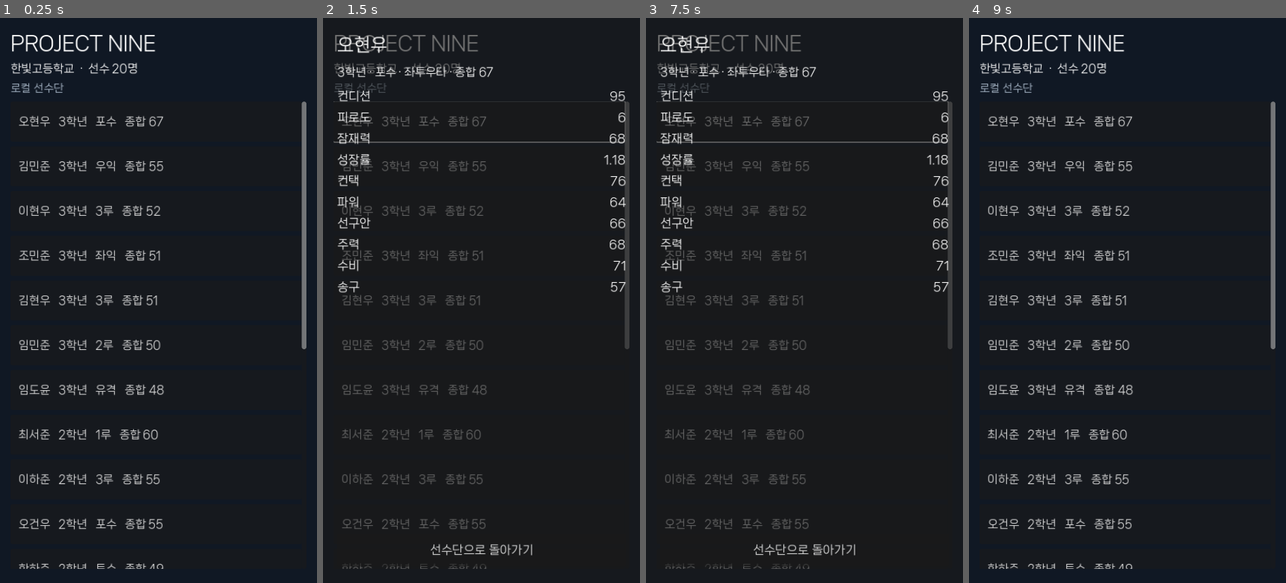
Above: before the commit, frames 1-4 (left to right).
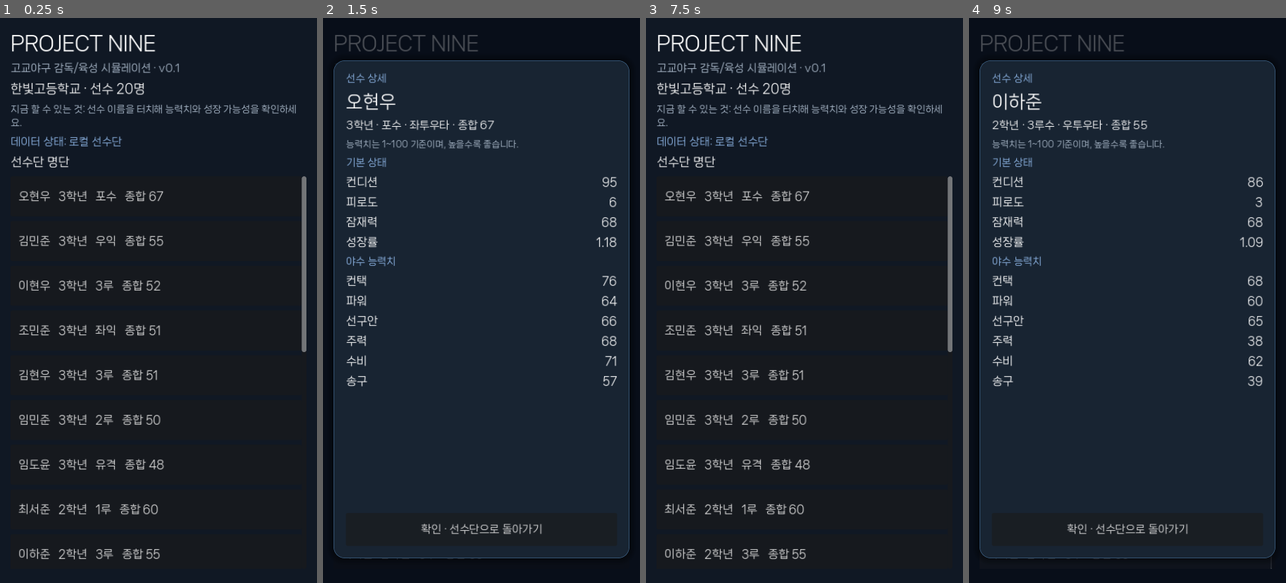
Above: after the commit, the same moments.

Repository: CyCle03/ProjectNine
Game: Godot game, scene res://scenes/main.tscn
The game is run twice, just before and just after one commit, with the same random seed, the same clock (stepped at 60 frames per second) and the same inputs.
Inputs (mouse positions are in pixels of both pictures, inside the frame that each line leads up to):
- Up to frame 1 (0.25 s): no input
- Up to frame 2 (1.5 s): click "오현우 3학년 포수 종합 67" at 0.5 s; click "김민준 3학년 우익 종합 55" at 1.25 s
- Up to frame 3 (7.5 s): click "이현우 3학년 3루 종합 52" at 2 s; click "조민준 3학년 좌익 종합 51" at 2.75 s; click "김현우 3학년 3루 종합 51" at 3.5 s; click "임민준 3학년 2루 종합 50" at 4.25 s; click "임도윤 3학년 유격 종합 48" at 5 s; click "최서준 2학년 1루 종합 60" at 5.75 s; click "이하준 2학년 3루 종합 55" at 6.5 s; click (801, 526) at 7.25 s, where only the run before the commit has a clickable "오건우 2학년 포수 종합 55"
- Up to frame 4 (9 s): click (1124, 571) at 8 s, where only the run before the commit has a clickable "한하준 2학년 투수 종합 49"; click (1127, 549) at 8.75 s, where only the run before the commit has a clickable "선수단으로 돌아가기"

The runs differ from the first frame. In frame 1, 8.8% of the frame differs, in the area x 3-97%, y 7-98%; in frame 2, 9.5%; in frame 3, 11%, in the area x 3-97%, y 3-98%; in frame 4, 8.7%.

Commit message:
Improve roster guidance and player detail modal

Diff:
--- a/scripts/ui/player_detail.gd
+++ b/scripts/ui/player_detail.gd
@@ -1,5 +1,5 @@
 class_name PlayerDetail
-extends PanelContainer
+extends Control
 
 signal closed
 
@@ -9,50 +9,88 @@
 var info_label: Label
 var stats_grid: GridContainer
 
-
 func _ready() -> void:
 	set_anchors_and_offsets_preset(Control.PRESET_FULL_RECT)
+	z_index = 10
+	mouse_filter = Control.MOUSE_FILTER_STOP
+
+	var backdrop := ColorRect.new()
+	backdrop.color = Color(0.02, 0.04, 0.08, 0.72)
+	backdrop.set_anchors_and_offsets_preset(Control.PRESET_FULL_RECT)
+	backdrop.mouse_filter = Control.MOUSE_FILTER_STOP
+	add_child(backdrop)
+
+	var panel := PanelContainer.new()
+	panel.set_anchors_and_offsets_preset(Control.PRESET_FULL_RECT)
+	panel.offset_left = 18
+	panel.offset_top = 72
+	panel.offset_right = -18
+	panel.offset_bottom = -42
+	panel.add_theme_stylebox_override("panel", _make_panel_style())
+	add_child(panel)
+
 	var margin := MarginContainer.new()
-	margin.add_theme_constant_override("margin_left", 24)
-	margin.add_theme_constant_override("margin_right", 24)
-	margin.add_theme_constant_override("margin_top", 28)
-	margin.add_theme_constant_override("margin_bottom", 28)
-	add_child(margin)
+	margin.add_theme_constant_override("margin_left", 20)
+	margin.add_theme_constant_override("margin_right", 20)
+	margin.add_theme_constant_override("margin_top", 20)
+	margin.add_theme_constant_override("margin_bottom", 20)
+	panel.add_child(margin)
+
 	var layout := VBoxContainer.new()
-	layout.add_theme_constant_override("separation", 18)
+	layout.add_theme_constant_override("separation", 12)
 	margin.add_child(layout)
+
+	var heading := Label.new()
+	heading.text = "선수 상세"
+	heading.add_theme_font_size_override("font_size", 17)
+	heading.add_theme_color_override("font_color", Color("8fb7e8"))
+	layout.add_child(heading)
+
 	title_label = Label.new()
 	title_label.add_theme_font_size_override("font_size", 30)
 	layout.add_child(title_label)
+
 	info_label = Label.new()
-	info_label.add_theme_font_size_override("font_size", 19)
+	info_label.add_theme_font_size_override("font_size", 18)
+	info_label.autowrap_mode = TextServer.AUTOWRAP_WORD_SMART
 	layout.add_child(info_label)
+
+	var guide := Label.new()
+	guide.text = "능력치는 1~100 기준이며, 높을수록 좋습니다."
+	guide.add_theme_font_size_override("font_size", 15)
+	guide.add_theme_color_override("font_color", Color("aebdce"))
+	guide.autowrap_mode = TextServer.AUTOWRAP_WORD_SMART
+	layout.add_child(guide)
+
 	var scroll := ScrollContainer.new()
 	scroll.size_flags_vertical = Control.SIZE_EXPAND_FILL
 	layout.add_child(scroll)
+
 	stats_grid = GridContainer.new()
 	stats_grid.columns = 2
 	stats_grid.size_flags_horizontal = Control.SIZE_EXPAND_FILL
 	stats_grid.add_theme_constant_override("h_separation", 24)
 	stats_grid.add_theme_constant_override("v_separation", 12)
 	scroll.add_child(stats_grid)
+
 	var close_button := Button.new()
-	close_button.text = "선수단으로 돌아가기"
+	close_button.text = "확인 · 선수단으로 돌아가기"
 	close_button.custom_minimum_size.y = 56
-	close_button.add_theme_font_size_override("font_size", 20)
+	close_button.add_theme_font_size_override("font_size", 18)
 	close_button.pressed.connect(func(): closed.emit())
 	layout.add_child(close_button)
-
 
 func show_player(player: Player) -> void:
 	title_label.text = player.player_name
 	info_label.text = "%d학년 · %s · %s투%s타 · 종합 %d" % [player.grade, POSITION_NAMES.get(player.primary_position, player.primary_position), _hand_name(player.throws), _hand_name(player.bats), player.overall()]
 	for child in stats_grid.get_children():
 		child.queue_free()
+	_add_section("기본 상태")
 	_add_stat("컨디션", player.condition)
 	_add_stat("피로도", player.fatigue)
 	_add_stat("잠재력", player.potential)
 	_add_stat("성장률", "%.2f" % player.growth_rate)
+	_add_section("투수 능력치" if player.is_pitcher() else "야수 능력치")
 	if player.is_pitcher():
 		for stat in [["구속", player.velocity], ["구위", player.stuff], ["제구", player.control], ["변화구", player.breaking], ["체력", player.stamina]]:
 			_add_stat(stat[0], stat[1])
@@ -60,19 +98,36 @@
 		for stat in [["컨택", player.contact], ["파워", player.power], ["선구안", player.eye], ["주력", player.speed], ["수비", player.fielding], ["송구", player.arm]]:
 			_add_stat(stat[0], stat[1])
 
+func _add_section(section_text: String) -> void:
+	var label := Label.new()
+	label.text = section_text
+	label.add_theme_font_size_override("font_size", 17)
+	label.add_theme_color_override("font_color", Color("8fb7e8"))
+	stats_grid.add_child(label)
+	var spacer := Control.new()
+	stats_grid.add_child(spacer)
 
 func _add_stat(label_text: String, value: Variant) -> void:
 	var name_label := Label.new()
 	name_label.text = label_text
-	name_label.add_theme_font_size_override("font_size", 20)
+	name_label.add_theme_font_size_override("font_size", 19)
 	stats_grid.add_child(name_label)
 	var value_label := Label.new()
 	value_label.text = str(value)
 	value_label.horizontal_alignment = HORIZONTAL_ALIGNMENT_RIGHT
 	value_label.size_flags_horizontal = Control.SIZE_EXPAND_FILL
-	value_label.add_theme_font_size_override("font_size", 20)
+	value_label.add_theme_font_size_override("font_size", 19)
 	stats_grid.add_child(value_label)
 
+func _make_panel_style() -> StyleBoxFlat:
+	var style := StyleBoxFlat.new()
+	style.bg_color = Color("182432")
+	style.border_color = Color("365778")
+	style.set_border_width_all(1)
+	style.set_corner_radius_all(18)
+	style.shadow_color = Color(0, 0, 0, 0.4)
+	style.shadow_size = 12
+	return style
 
 func _hand_name(hand: String) -> String:
 	return "좌" if hand == "L" else "우"
--- a/scripts/ui/roster_screen.gd
+++ b/scripts/ui/roster_screen.gd
@@ -33,13 +33,28 @@
 	title.add_theme_font_size_override("font_size", 34)
 	page.add_child(title)
 	var subtitle := Label.new()
-	subtitle.text = "%s  ·  선수 %d명" % [team.team_name, team.roster_size()]
-	subtitle.add_theme_font_size_override("font_size", 19)
+	subtitle.text = "고교야구 감독/육성 시뮬레이션 · v0.1"
+	subtitle.add_theme_font_size_override("font_size", 18)
+	subtitle.add_theme_color_override("font_color", Color("aebdce"))
 	page.add_child(subtitle)
+	var team_label := Label.new()
+	team_label.text = "%s · 선수 %d명" % [team.team_name, team.roster_size()]
+	team_label.add_theme_font_size_override("font_size", 21)
+	page.add_child(team_label)
+	var guide := Label.new()
+	guide.text = "지금 할 수 있는 것: 선수 이름을 터치해 능력치와 성장 가능성을 확인하세요."
+	guide.autowrap_mode = TextServer.AUTOWRAP_WORD_SMART
+	guide.add_theme_font_size_override("font_size", 16)
+	guide.add_theme_color_override("font_color", Color("aebdce"))
+	page.add_child(guide)
 	sync_label = Label.new()
-	sync_label.text = "로컬 선수단"
-	sync_label.add_theme_color_override("font_color", Color("aebdce"))
+	sync_label.text = "데이터 상태: 로컬 선수단"
+	sync_label.add_theme_color_override("font_color", Color("8fb7e8"))
 	page.add_child(sync_label)
+	var roster_heading := Label.new()
+	roster_heading.text = "선수단 명단"
+	roster_heading.add_theme_font_size_override("font_size", 20)
+	page.add_child(roster_heading)
 	var scroll := ScrollContainer.new()
 	scroll.size_flags_vertical = Control.SIZE_EXPAND_FILL
 	page.add_child(scroll)
@@ -85,9 +100,9 @@
 		if data is Dictionary and data.has("team"):
 			team = Team.from_dict(data["team"])
 			_populate_roster()
-			sync_label.text = "계정 선수단 불러옴"
+			sync_label.text = "데이터 상태: 계정 선수단을 불러왔습니다"
 		else:
 			request_mode = "save"
 			api_request.request(API_BASE + "/api/save", ["Content-Type: application/json"], HTTPClient.METHOD_PUT, JSON.stringify({"team": team.to_dict()}))
 	elif request_mode == "save":
-		sync_label.text = "계정에 선수단 저장됨"
+		sync_label.text = "데이터 상태: 계정에 선수단을 저장했습니다"
